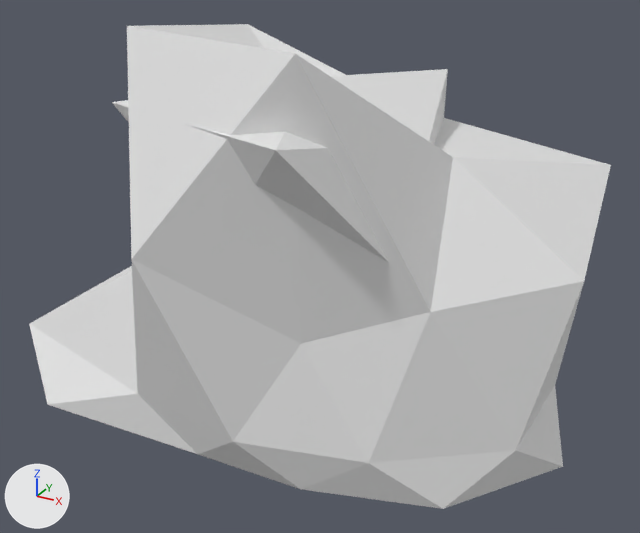
One commit to the glTF model assets/creative/village3d/models/rock_b.glb: the scene before it, then after it.
Camera for both pictures: a camera (50 mm lens) standing at (1.99, -3.67, 3.26) and looking at (-0.06, 0.05, 1.41). Every picture has the same lights, and +X, +Y and +Z are marked at lower left. The first picture is the older version. Vertices at exactly the same position are counted once.

In view in the first picture: 'rock_b'.
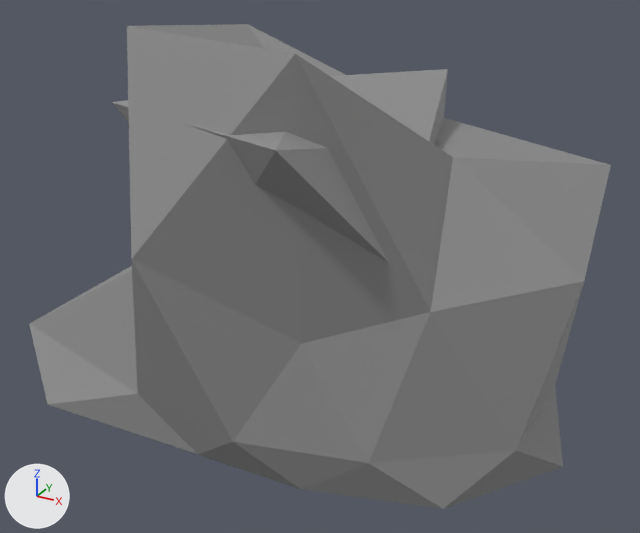
Pixel boxes [x1, y1, x2, y2] of what changed, in the pictures (640 x 533 px; the box of a moved part takes in the faces that stretch with it):
'rock_b', recoloured, surface changed (darker)
    both: [29, 24, 611, 509]
part 1 of me_rock_b_mesh, moved or reshaped
    both: [48, 394, 300, 489]

Edits to the bpy script that builds the scene:
```text
Change mat_village_atlas:
    add n2 = _N.new('ShaderNodeMix'); n2.name = 'Mix'
    add n2.data_type = 'RGBA'
    add n2.blend_type = 'MULTIPLY'
    add n2.inputs[0].default_value = 1.0  # 'Factor'
    add n2.inputs[7].default_value = (0.8, 0.8, 0.8, 1.0)  # 'B', white #e7e7e7
    add n3 = _N.new('ShaderNodeVertexColor'); n3.name = 'Color Attribute'
    where n0 = _N.new('ShaderNodeBsdfPrincipled'); n0.name = 'Principled BSDF'
    add _L.new(n2.outputs[2], n0.inputs[0])  # 'Result' to 'Base Color'
    add _L.new(n3.outputs[0], n2.inputs[6])  # 'Color' to 'A'
Change me_rock_b_mesh:
    where me_rock_b_mesh.from_pydata(...)  # 54 vertices, 100 faces; spans x -1.69..1.31, y -1.01..1.22, z 0.66..2.66
    used by ob_rock_b; location = (0.0, 0.0, 0.0)
    me_rock_b_mesh part 1
    9 faces are deleted
    9 new faces join them
```
